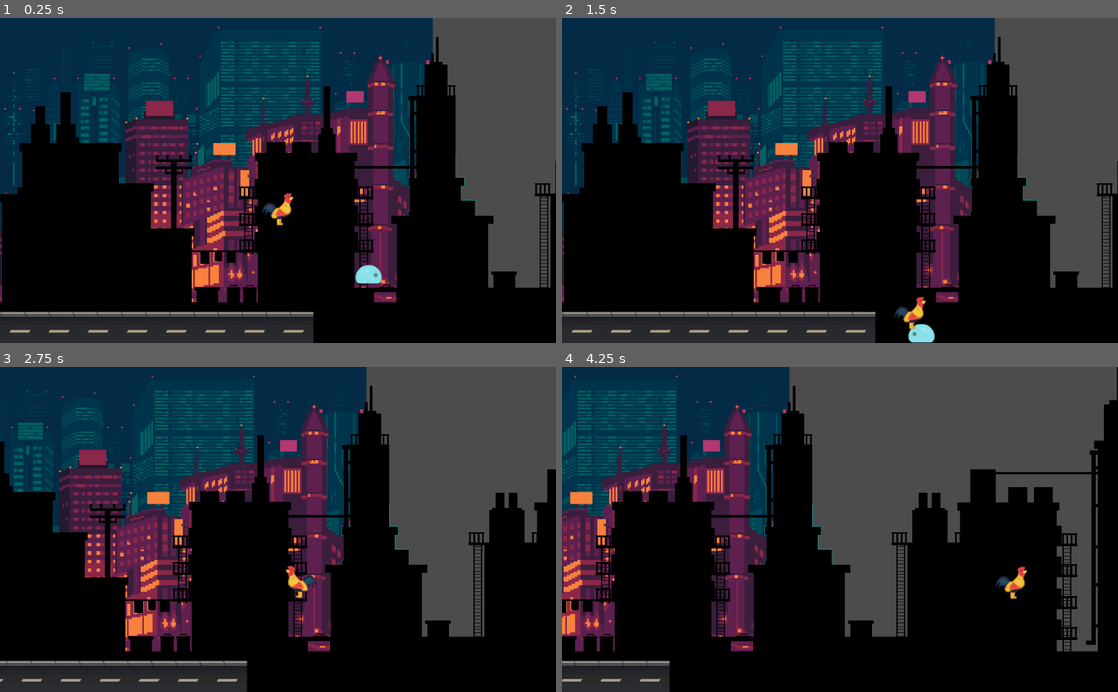
Above: before the commit, frames 1-4 (two rows, left to right).
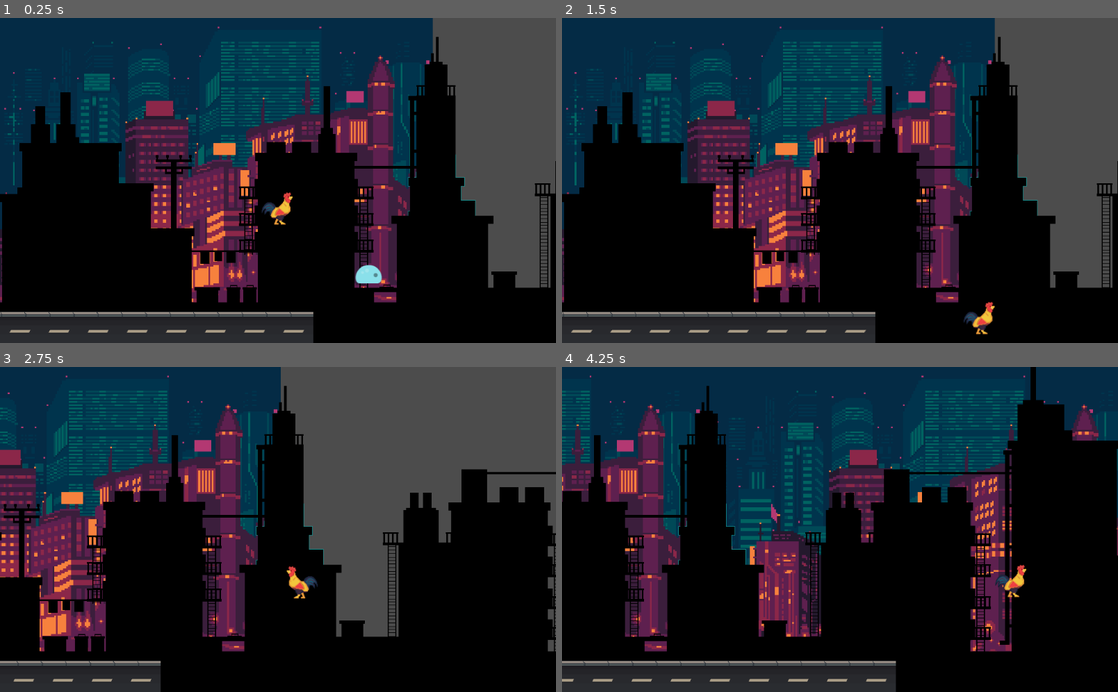
Above: after the commit, the same moments.

Repository: see4pablo/rooster-madness
Game: Godot game, scene res://Game.tscn
Two runs of this game, one before a commit and one after it. Both use one fixed random seed, a clock stepped at 60 frames per second and the inputs below.
Inputs (mouse positions are in pixels of both pictures, inside the frame that each line leads up to):
- Up to frame 1 (0.25 s): no input
- Up to frame 2 (1.5 s): move the mouse to (962, 164) at 0.52 s; hold Space (jump) 0.53-1.28 s; hold D (move_right) from 0.53 s (still down); right-click (962, 164) at 0.6 s; move the mouse to (728, 196) at 1.27 s; tap Space (jump) at 1.35 s
- Up to frame 3 (2.75 s): tap Space (jump) at 1.52, 1.82 s; right-click (166, 545) at 1.55 s; move the mouse to (333, 458) at 2.02 s; release D (move_right) at 2.03 s; hold A (move_left) from 2.03 s (still down); hold Space (jump) from 2.03 s (still down); right-click (333, 458) at 2.1 s
- Up to frame 4 (4.25 s): move the mouse to (812, 594) at 2.77 s; release A (move_left) at 2.78 s; release Space (jump) at 2.78 s; hold D (move_right) from 2.78 s (still down); right-click (812, 594) at 2.85 s; tap Space (jump) at 3.02, 3.32 s; move the mouse to (1006, 578) at 3.52 s; hold Space (jump) from 3.53 s (still down)

The runs differ from the first frame. In frame 1, 0.1% of the frame differs, in the area x 47-53%, y 53-64%; in frame 2, 1.1%; in frame 3, 46%; in frame 4, 60%, in the area x 0-100%, y 0-100%.

Commit message:
improve enemy shape

Diff:
--- a/Enemies/enemy.gd
+++ b/Enemies/enemy.gd
@@ -1,6 +1,7 @@
 extends KinematicBody2D
 
 # vars to edit when change enemy type:
+var life = 200
 var character_speed = 1
 export var search_rad = 300
 #------------------------------------
@@ -47,9 +48,13 @@
 
 
 func _on_top_checker_body_entered(body):
+	if body.is_class("KinematicBody2D"):
+		pass
+	elif body.is_class("StaticBody2D"):
+		pass
 	$AnimatedSprite.play("squashed")
 	move_speed = 0
 	set_collision_layer_bit(5, false)
 	set_collision_mask_bit(0, false)
-	$top_checker.set_collision_layer_bit(5, false)
-	$top_checker.set_collision_mask_bit(0, false)
+	$hit_checker.set_collision_layer_bit(5, false)
+	$hit_checker.set_collision_mask_bit(0, false)
--- a/Enemies/enemy.tscn
+++ b/Enemies/enemy.tscn
@@ -22,7 +22,7 @@
 extents = Vector2( 24.1338, 12.116 )
 
 [sub_resource type="RectangleShape2D" id=3]
-extents = Vector2( 22.5566, 4.77011 )
+extents = Vector2( 26.625, 17.0211 )
 
 [node name="enemy" type="KinematicBody2D"]
 collision_layer = 16
@@ -48,11 +48,11 @@
 cast_to = Vector2( -300, 0 )
 collide_with_areas = true
 
-[node name="top_checker" type="Area2D" parent="."]
-collision_layer = 16
+[node name="hit_checker" type="Area2D" parent="."]
+collision_layer = 32
 collision_mask = 5
 
-[node name="CollisionShape2D" type="CollisionShape2D" parent="top_checker"]
-position = Vector2( 0, -12.102 )
+[node name="CollisionShape2D" type="CollisionShape2D" parent="hit_checker"]
+position = Vector2( 0, 0.148 )
 shape = SubResource( 3 )
-[connection signal="body_entered" from="top_checker" to="." method="_on_top_checker_body_entered"]
+[connection signal="body_entered" from="hit_checker" to="." method="_on_top_checker_body_entered"]
--- a/Game.tscn
+++ b/Game.tscn
@@ -60,4 +60,4 @@
 direction = 1
 
 [node name="Player" parent="." instance=ExtResource( 1 )]
-collision_mask = 26
+collision_mask = 58
--- a/Player/Player.tscn
+++ b/Player/Player.tscn
@@ -1,119 +1,12 @@
-[gd_scene load_steps=16 format=2]
+[gd_scene load_steps=5 format=2]
 
 [ext_resource path="res://Player/sprites/animation/1.-derecha.png" type="Texture" id=1]
 [ext_resource path="res://Player/PlayerFSM.gd" type="Script" id=2]
 [ext_resource path="res://Player/Player.gd" type="Script" id=3]
-[ext_resource path="res://Player/sprites/animation/2.-Izquierda.png" type="Texture" id=4]
-[ext_resource path="res://Player/sprites/animation/8.-Volar1.png" type="Texture" id=5]
-[ext_resource path="res://Player/sprites/animation/3.- Centro.png" type="Texture" id=6]
-[ext_resource path="res://Player/sprites/animation/11.-Dash.png" type="Texture" id=7]
-[ext_resource path="res://Player/sprites/animation/7.-Volar1.png" type="Texture" id=8]
 
 [sub_resource type="CapsuleShape2D" id=1]
 radius = 29.3169
 height = 6.36333
-
-[sub_resource type="Animation" id=2]
-resource_name = "dash"
-length = 0.4
-loop = true
-tracks/0/type = "value"
-tracks/0/path = NodePath("Body/Sprite:texture")
-tracks/0/interp = 1
-tracks/0/loop_wrap = true
-tracks/0/imported = false
-tracks/0/enabled = true
-tracks/0/keys = {
-"times": PoolRealArray( 0 ),
-"transitions": PoolRealArray( 1 ),
-"update": 1,
-"values": [ ExtResource( 7 ) ]
-}
-
-[sub_resource type="Animation" id=7]
-resource_name = "fall"
-length = 0.2
-tracks/0/type = "value"
-tracks/0/path = NodePath("Body/Sprite:texture")
-tracks/0/interp = 1
-tracks/0/loop_wrap = true
-tracks/0/imported = false
-tracks/0/enabled = true
-tracks/0/keys = {
-"times": PoolRealArray( 0 ),
-"transitions": PoolRealArray( 1 ),
-"update": 1,
-"values": [ ExtResource( 6 ) ]
-}
-
-[sub_resource type="Animation" id=3]
-resource_name = "idle"
-length = 0.2
-loop = true
-tracks/0/type = "value"
-tracks/0/path = NodePath("Body/Sprite:texture")
-tracks/0/interp = 1
-tracks/0/loop_wrap = true
-tracks/0/imported = false
-tracks/0/enabled = true
-tracks/0/keys = {
-"times": PoolRealArray( 0 ),
-"transitions": PoolRealArray( 1 ),
-"update": 1,
-"values": [ ExtResource( 6 ) ]
-}
-
-[sub_resource type="Animation" id=4]
-resource_name = "jump"
-length = 0.2
-loop = true
-tracks/0/type = "value"
-tracks/0/path = NodePath("Body/Sprite:texture")
-tracks/0/interp = 1
-tracks/0/loop_wrap = true
-tracks/0/imported = false
-tracks/0/enabled = true
-tracks/0/keys = {
-"times": PoolRealArray( 0 ),
-"transitions": PoolRealArray( 1 ),
-"update": 1,
-"values": [ ExtResource( 6 ) ]
-}
-
-[sub_resource type="Animation" id=5]
-resource_name = "plane"
-length = 0.4
-loop = true
-tracks/0/type = "value"
-tracks/0/path = NodePath("Body/Sprite:texture")
-tracks/0/interp = 1
-tracks/0/loop_wrap = true
-tracks/0/imported = false
-tracks/0/enabled = true
-tracks/0/keys = {
-"times": PoolRealArray( 0, 0.2 ),
-"transitions": PoolRealArray( 1, 1 ),
-"update": 1,
-"values": [ ExtResource( 8 ), ExtResource( 5 ) ]
-}
-
-[sub_resource type="Animation" id=6]
-resource_name = "walk"
-length = 0.6
-loop = true
-step = 0.05
-tracks/0/type = "value"
-tracks/0/path = NodePath("Body/Sprite:texture")
-tracks/0/interp = 1
-tracks/0/loop_wrap = true
-tracks/0/imported = false
-tracks/0/enabled = true
-tracks/0/keys = {
-"times": PoolRealArray( 0, 0.2, 0.35, 0.5 ),
-"transitions": PoolRealArray( 1, 1, 1, 1 ),
-"update": 1,
-"values": [ ExtResource( 1 ), ExtResource( 6 ), ExtResource( 4 ), ExtResource( 6 ) ]
-}
 
 [node name="Player" type="KinematicBody2D"]
 script = ExtResource( 3 )
@@ -124,9 +17,7 @@
 [node name="Body" type="Node2D" parent="."]
 
 [node name="Sprite" type="Sprite" parent="Body"]
-position = Vector2( 1, 1 )
-texture = ExtResource( 6 )
-offset = Vector2( 1.91e-25, 0 )
+texture = ExtResource( 1 )
 
 [node name="Raycasts" type="Node2D" parent="."]
 
@@ -157,12 +48,6 @@
 editor_draw_drag_margin = true
 
 [node name="AnimationPlayer" type="AnimationPlayer" parent="."]
-anims/dash = SubResource( 2 )
-anims/fall = SubResource( 7 )
-anims/idle = SubResource( 3 )
-anims/jump = SubResource( 4 )
-anims/plane = SubResource( 5 )
-anims/walk = SubResource( 6 )
 
 [node name="StateMachine" type="Node" parent="."]
 script = ExtResource( 2 )
--- a/project.godot
+++ b/project.godot
@@ -63,6 +63,7 @@
 2d_physics/layer_3="objects_from_character"
 2d_physics/layer_4="objects_from_enemies"
 2d_physics/layer_5="enemies"
+2d_physics/layer_6="enemies_shapes"
 
 [rendering]
 
